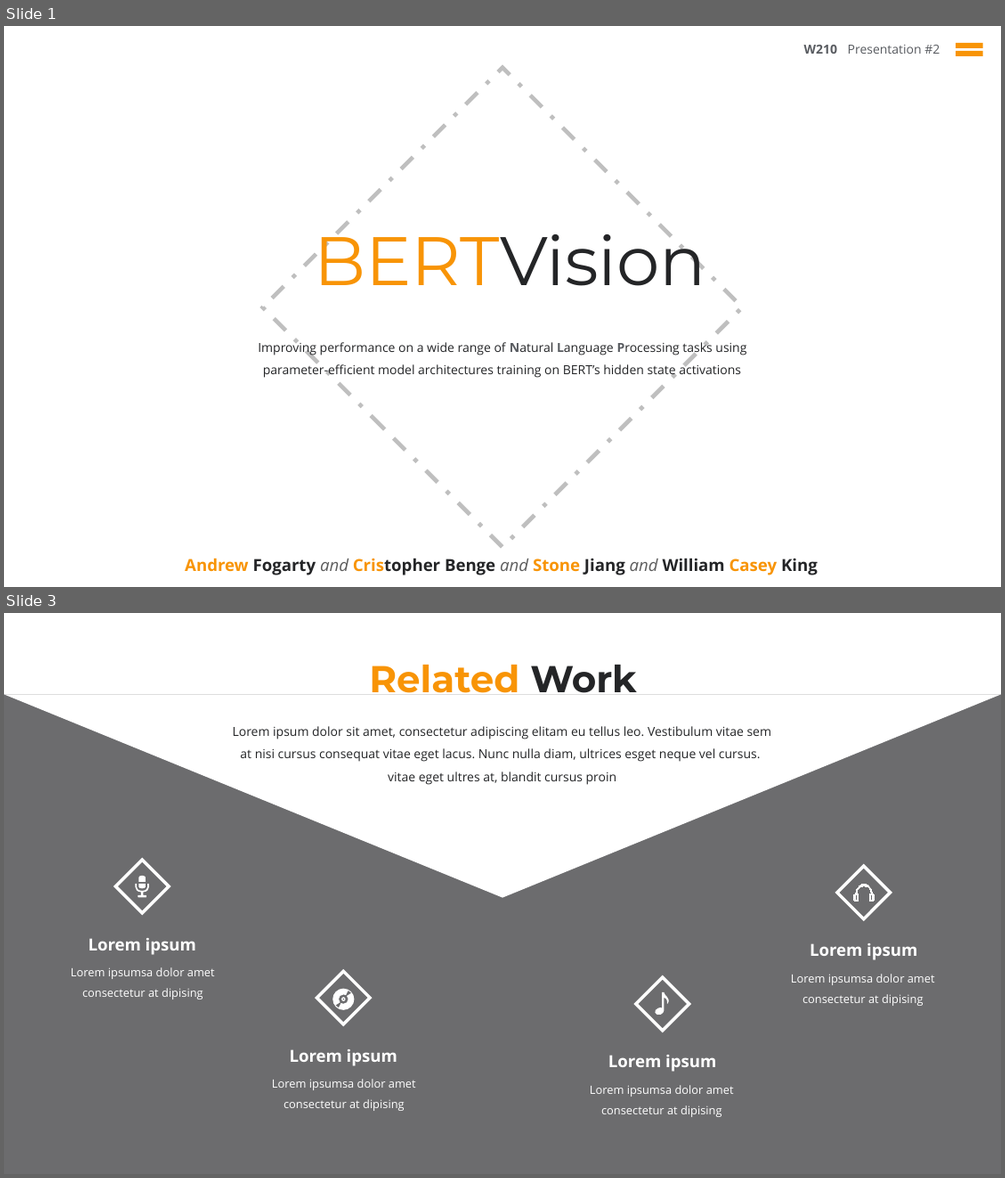
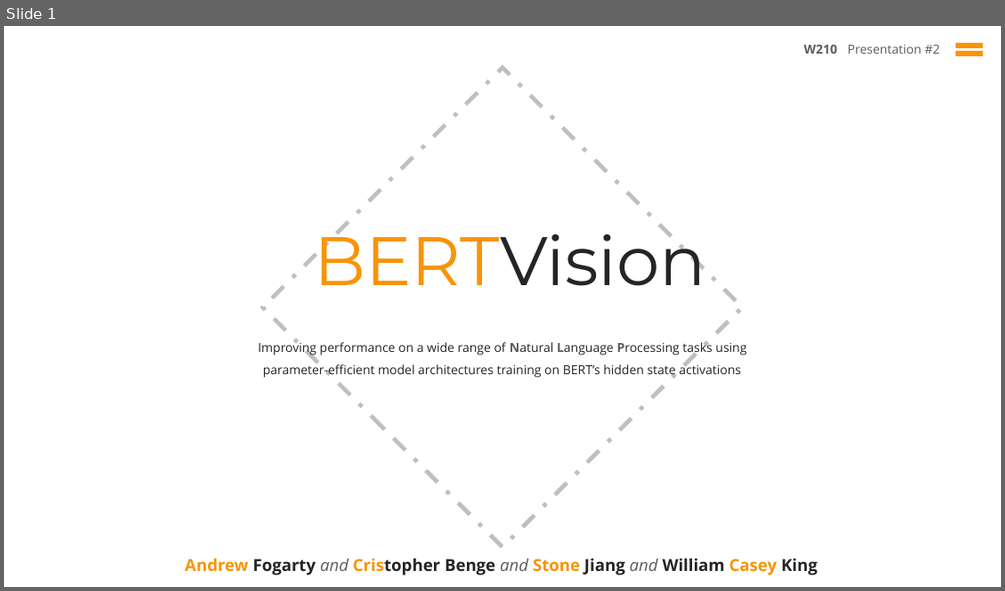
Before and after one commit to cbenge509/BERTVision, a slide deck: presentation/capstone/week_10/capstone__jiang_benge_fogarty_king__week_10.pptx. Shown one above the other, each under a label of ours: slides 1 and 3 before the commit, slide 1 after it; the slides between them are not shown. The pictures are 1005x1178 and 1005x591 pixels, drawn with LibreOffice and Linux fonts; fonts in the diff are those of the drawing; background and template pictures are left out. Boxes give left, top, right and bottom in pixels: in the first picture for what was removed or moved away, otherwise in the second. Text is boxed around its words. In the diff, an @@ line names an element or a change of style, - is before the commit and + after.

```diff
--- a/presentation/capstone/week_10/capstone__jiang_benge_fogarty_king__week_10.pptx
+++ b/presentation/capstone/week_10/capstone__jiang_benge_fogarty_king__week_10.pptx
@@ slide 3 removed at (4,613,1001,1174), background #FFFFFF @@
@@ rectangle removed at (4,613,1001,1174) @@
@@ rectangle removed at (4,613,1001,695) @@
@@ text removed at (369,665,637,693) @@
-Related Work
@@ triangle removed at (4,695,1001,898) @@
@@ text removed at (233,726,772,785) @@
-Lorem ipsum dolor sit amet, consectetur adipiscing elitam eu tellus leo. Vestibulum vitae sem at nisi cursus consequat vitae eget lacus. Nunc nulla diam, ultrices esget neque vel cursus.
-vitae eget ultres at, blandit cursus proin
@@ group removed at (791,867,935,1005): 2 texts, 1 rectangle, 1 freeform shape @@
-Lorem ipsum
-Lorem ipsumsa dolor amet consectetur at dipising
@@ group removed at (71,860,215,999): 2 texts, 1 rectangle, 1 freeform shape @@
-Lorem ipsum
-Lorem ipsumsa dolor amet consectetur at dipising
@@ group removed at (272,971,416,1111): 2 texts, 1 rectangle, 1 freeform shape @@
-Lorem ipsum
-Lorem ipsumsa dolor amet consectetur at dipising
@@ group removed at (590,977,734,1117): 2 texts, 1 rectangle, 1 freeform shape @@
-Lorem ipsum
-Lorem ipsumsa dolor amet consectetur at dipising
```
Also in this commit, not shown: 2 slides changed, 10 slides added, 7 other slides removed, 2 other files.
